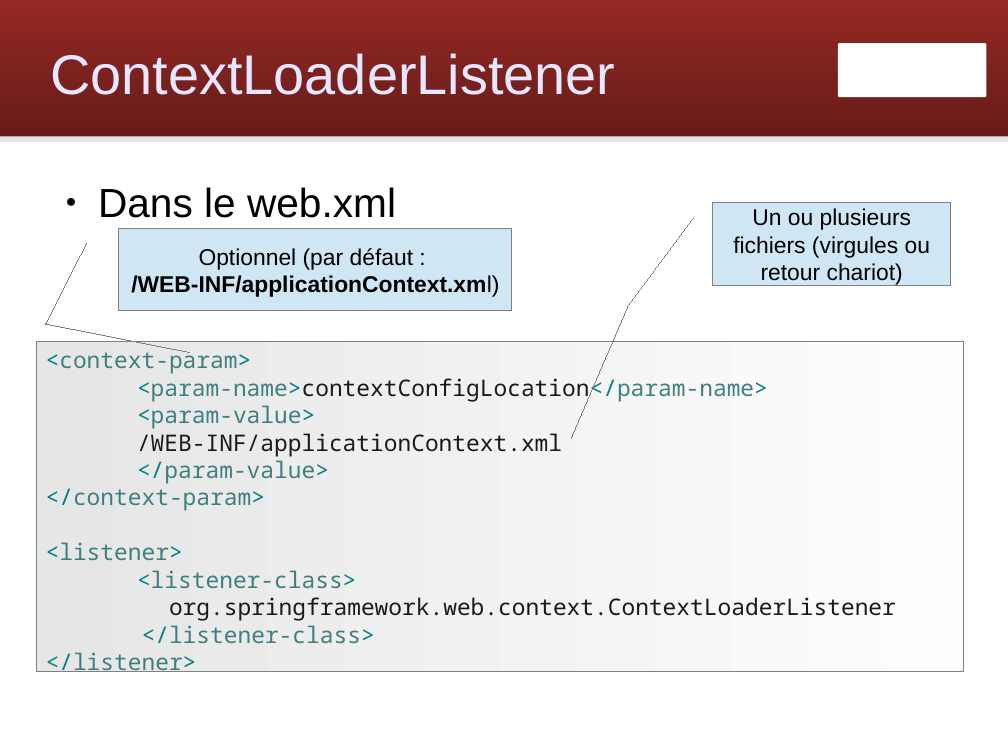
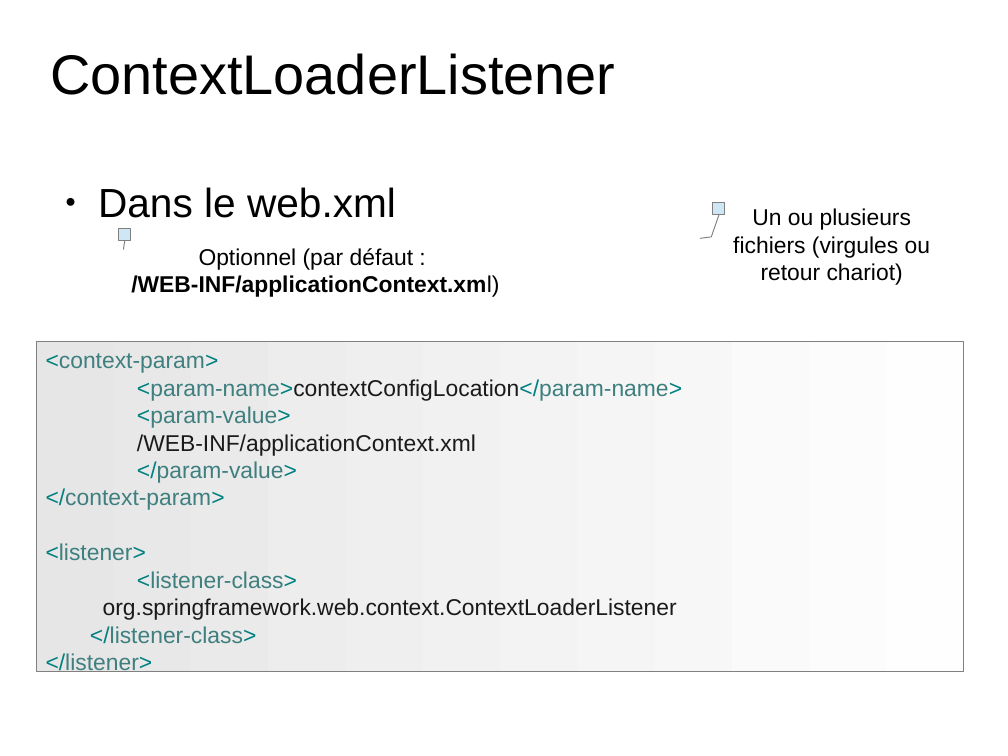
Before and after one commit to Zenika/workshop-spring-core, a slide deck: slide 76 of spring-workshop.odp. Drawn at 1008x756 pixels with LibreOffice and Linux fonts; fonts in the diff are those of the drawing; background and template pictures are left out. Boxes give left, top, right and bottom in pixels: in the first picture for what was removed or moved away, otherwise in the second. Text is boxed around its words. In the diff, an @@ line names an element or a change of style, - is before the commit and + after.

Commit message:
Update theme

```diff
--- a/spring-workshop.odp
+++ b/spring-workshop.odp
@@ rounded rectangle removed at (0,0,1008,137) @@
@@ text "ContextLoaderListener" at (50,53,615,95): text colour #E6E6FF to #000000 @@
@@ freeform shape removed at (838,43,986,97) @@
@@ line removed from (0, 139) to (1008, 139) @@
@@ text "Dans le web.xml" at (98,187,396,218): indent changed; less space between paragraphs @@
@@ border callout removed at (713,203,951,285) @@
-Un ou plusieurs fichiers (virgules ou retour chariot)
@@ freeform shape added at (713,203,951,285), fill #CFE7F5, outline #808080 0.74 pt, 18 pt, text #000000 @@
+Un ou plusieurs fichiers (virgules ou retour chariot)
@@ border callout removed at (119,229,512,311) @@
-Optionnel (par défaut :
-/WEB-INF/applicationContext.xml)
@@ freeform shape added at (119,229,512,311), fill #CFE7F5, outline #808080 0.74 pt, 18 pt, text #000000, bold @@
+Optionnel (par défaut :
+/WEB-INF/applicationContext.xml)
@@ rectangle "<context-param>" at (37,341,964,671): font Noto Sans Mono to Arial; outline #808080 0 pt to #808080 0.74 pt @@
```
Also in this commit, not shown: 106 other slides changed.
